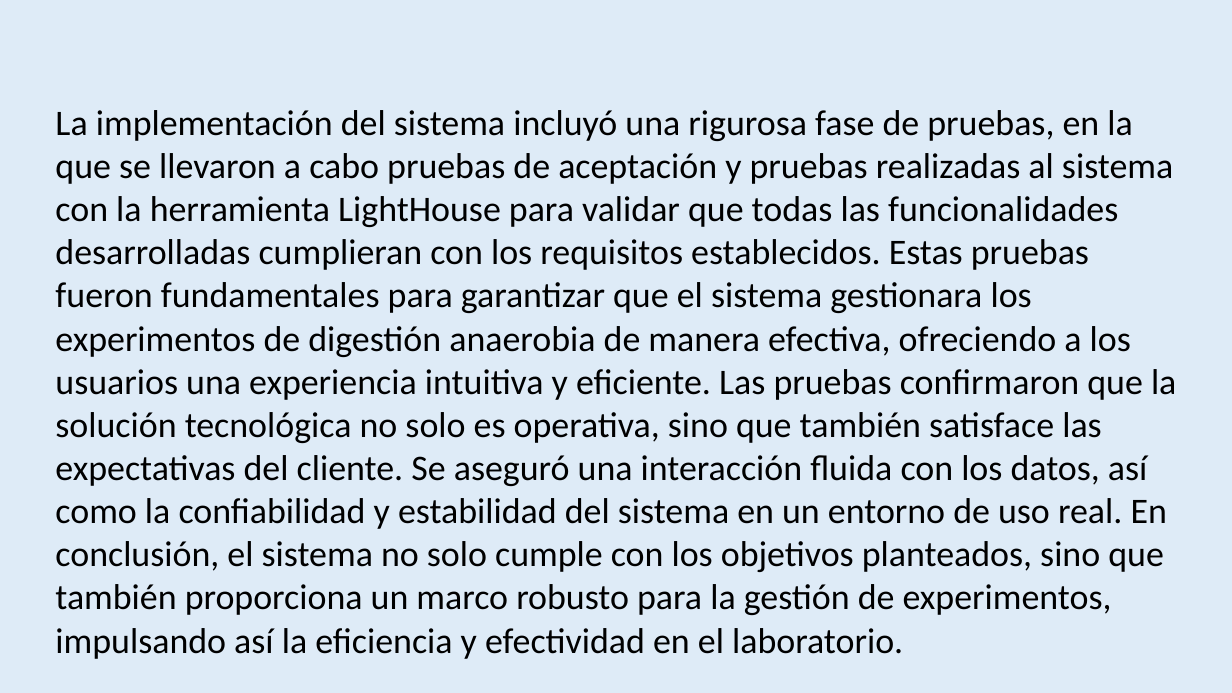
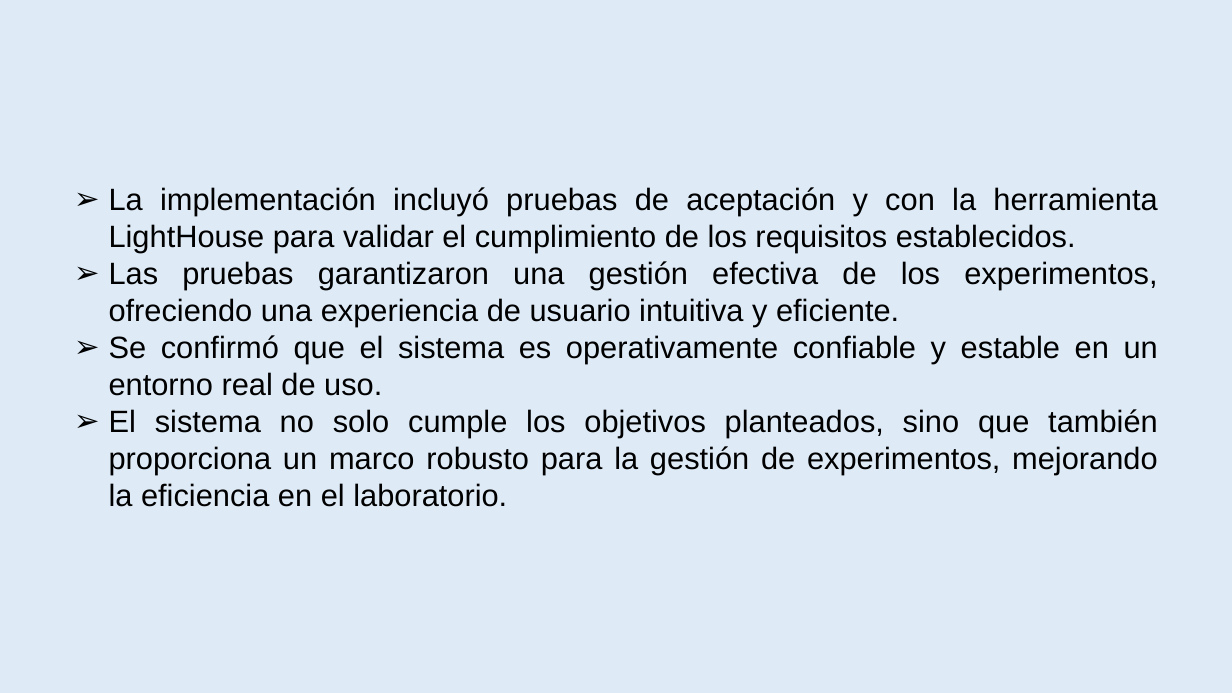
Before and after one commit to amypadron/prower_tesis, a slide deck: slide 46 of Digestión anaerobía.Original.pptx. Drawn at 1232x693 pixels with LibreOffice and Linux fonts; fonts in the diff are those of the drawing. Boxes give left, top, right and bottom in pixels: in the first picture for what was removed or moved away, otherwise in the second. Text is boxed around its words. In the diff, an @@ line names an element or a change of style, - is before the commit and + after.

```diff
--- a/Digestión anaerobía.Original.pptx
+++ b/Digestión anaerobía.Original.pptx
@@ text "La implementación incluyó pruebas de ..." at bbox=[109, 187, 1158, 507]: vertical alignment top to middle @@
@@ text at bbox=[109, 187, 1158, 507]: text changed; size 28 to 24 pt; font Calibri to Arial @@
-La implementación del sistema incluyó una rigurosa fase de pruebas, en la que se llevaron a cabo pruebas de aceptación y pruebas realizadas al sistema con la herramienta LightHouse para validar que todas las funcionalidades desarrolladas cumplieran con los requisitos establecidos. Estas pruebas fueron fundamentales para garantizar que el sistema gestionara los experimentos de digestión anaerobia de manera efectiva, ofreciendo a los usuarios una experiencia intuitiva y eficiente. Las pruebas confirmaron que la solución tecnológica no solo es operativa, sino que también satisface las expectativas del cliente. Se aseguró una interacción fluida con los datos, así como la confiabilidad y estabilidad del sistema en un entorno de uso real. En conclusión, el sistema no solo cumple con los objetivos planteados, sino que también proporciona un marco robusto para la gestión de experimentos, impulsando así la eficiencia y efectividad en el laboratorio.
+➢ La implementación incluyó pruebas de aceptación y con la herramienta LightHouse para validar el cumplimiento de los requisitos establecidos.
+➢ Las pruebas garantizaron una gestión efectiva de los experimentos, ofreciendo una experiencia de usuario intuitiva y eficiente.
+➢ Se confirmó que el sistema es operativamente confiable y estable en un entorno real de uso.
+➢ El sistema no solo cumple los objetivos planteados, sino que también proporciona un marco robusto para la gestión de experimentos, mejorando la eficiencia en el laboratorio.
```
Also in this commit, not shown: 2 other slides changed.
